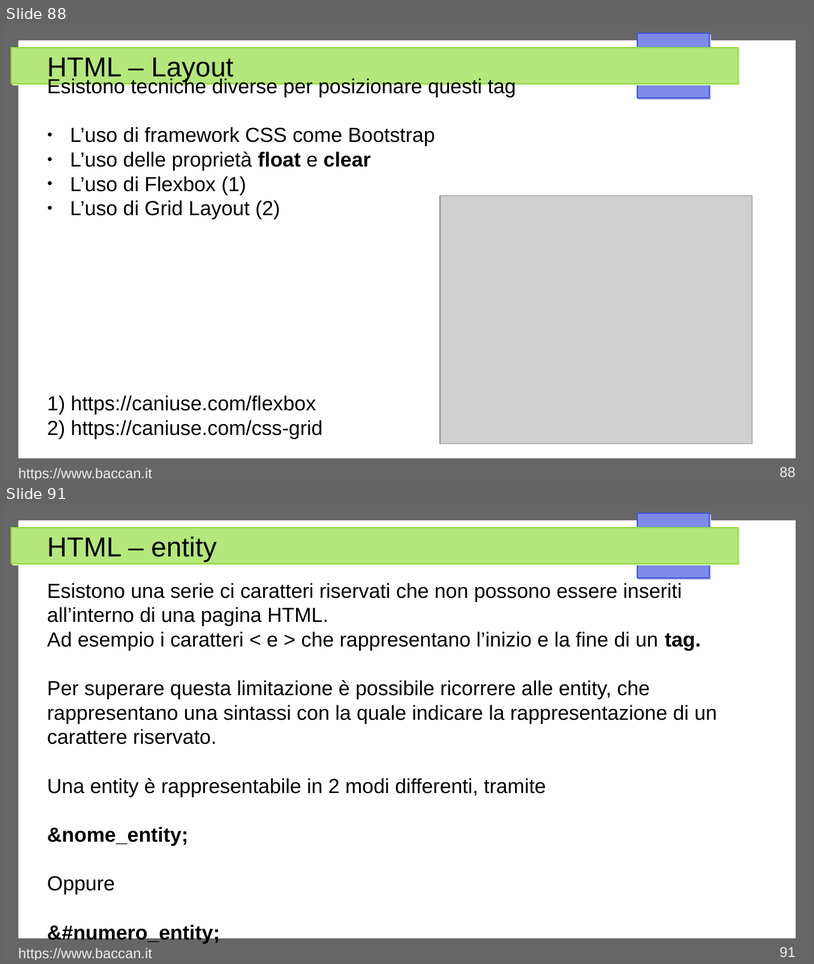
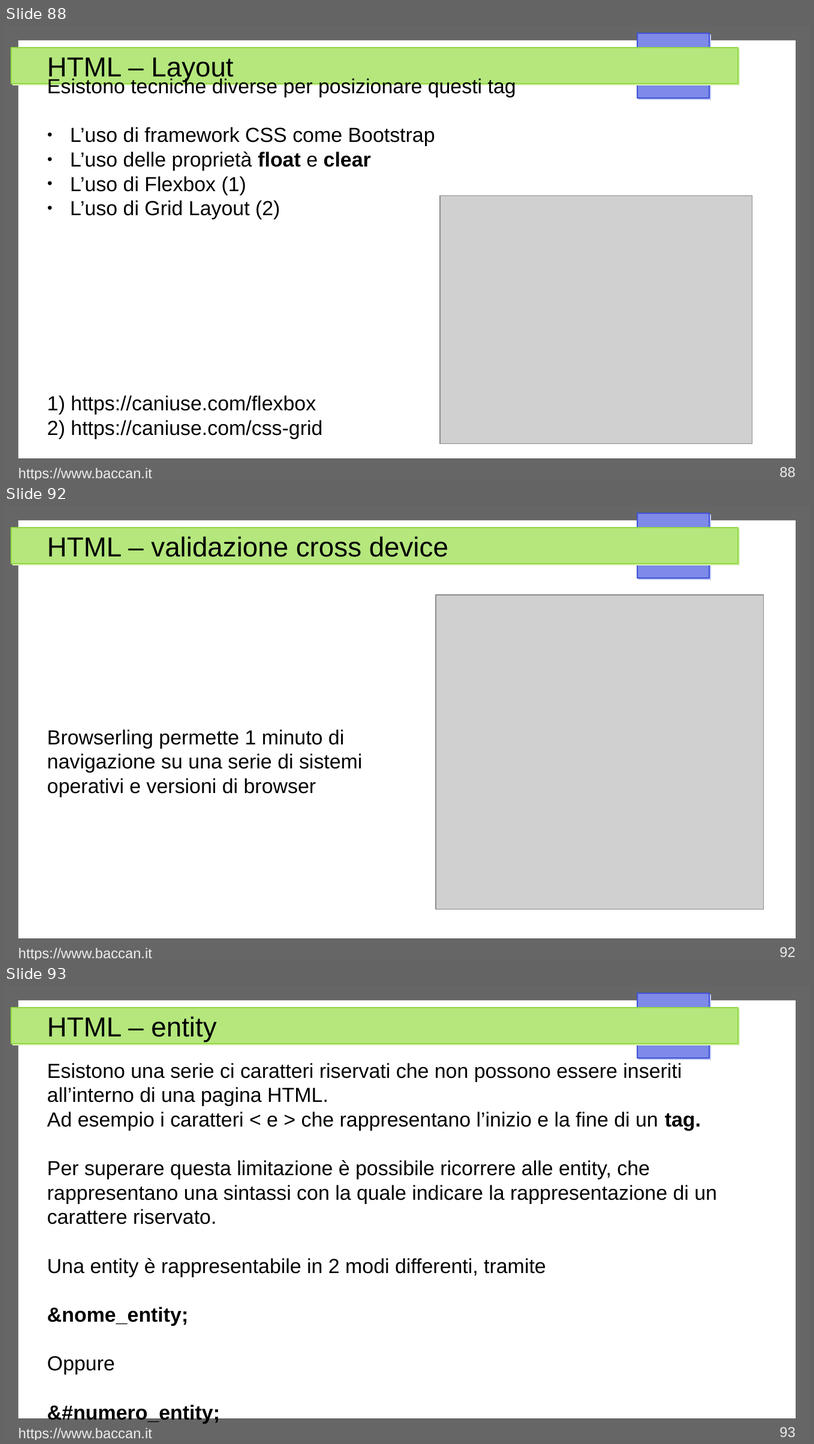
Before and after one commit to matteobaccan/CorsoHTML, a slide deck: Chapter_html.odp. Shown one above the other, each under a label of ours: slides 88 and 91 before the commit, slides 88, 92 and 93 after it; the slides between them are not shown. The pictures are 814x964 and 814x1444 pixels, drawn with LibreOffice and Linux fonts; fonts in the diff are those of the drawing; grey boxes stand for pictures. Boxes give left, top, right and bottom in pixels: in the first picture for what was removed or moved away, otherwise in the second. Text is boxed around its words. In the diff, an @@ line names an element or a change of style, - is before the commit and + after.

```diff
--- a/Chapter_html.odp
+++ b/Chapter_html.odp
@@ slide 92 added at bbox=[4, 506, 810, 960], background #FFFFFF; not listed: 4 template elements that a slide beside it also shows @@
@@ title added at bbox=[47, 537, 449, 557], 27 pt, text #000000 @@
+HTML – validazione cross device
@@ picture added at bbox=[437, 595, 764, 909] @@
@@ text added at bbox=[47, 729, 362, 797], 20 pt, text #000000 @@
+Browserling permette 1 minuto di navigazione su una serie di sistemi operativi e versioni di browser
@@ text added at bbox=[18, 948, 152, 960], 14 pt, text #EEEEEE @@
+https://www.baccan.it
@@ page number added at bbox=[780, 946, 795, 957], 14 pt, text #EEEEEE @@
+92
@@ what was slide 91 is now slide 93 @@
@@ page number at bbox=[780, 1426, 795, 1437]: text changed @@
-91
+93
```
Also in this commit, not shown: 2 slides changed, 3 other slides added, 2 other files.
